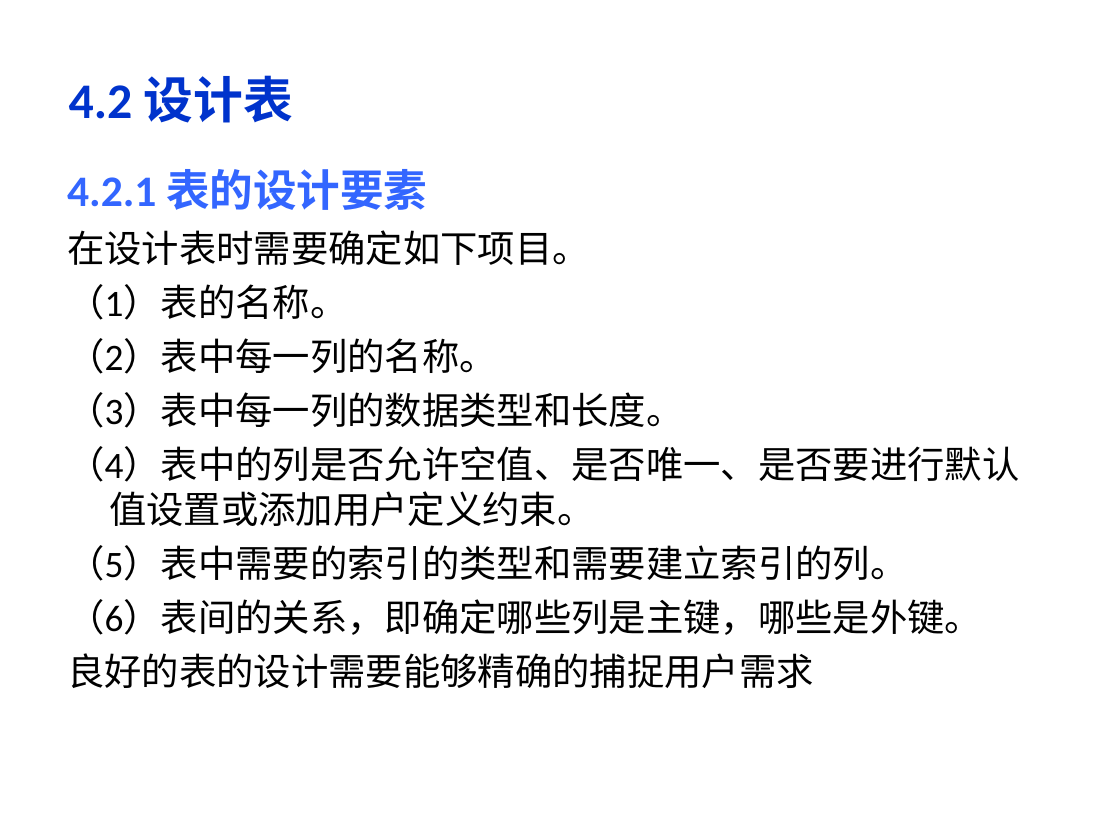
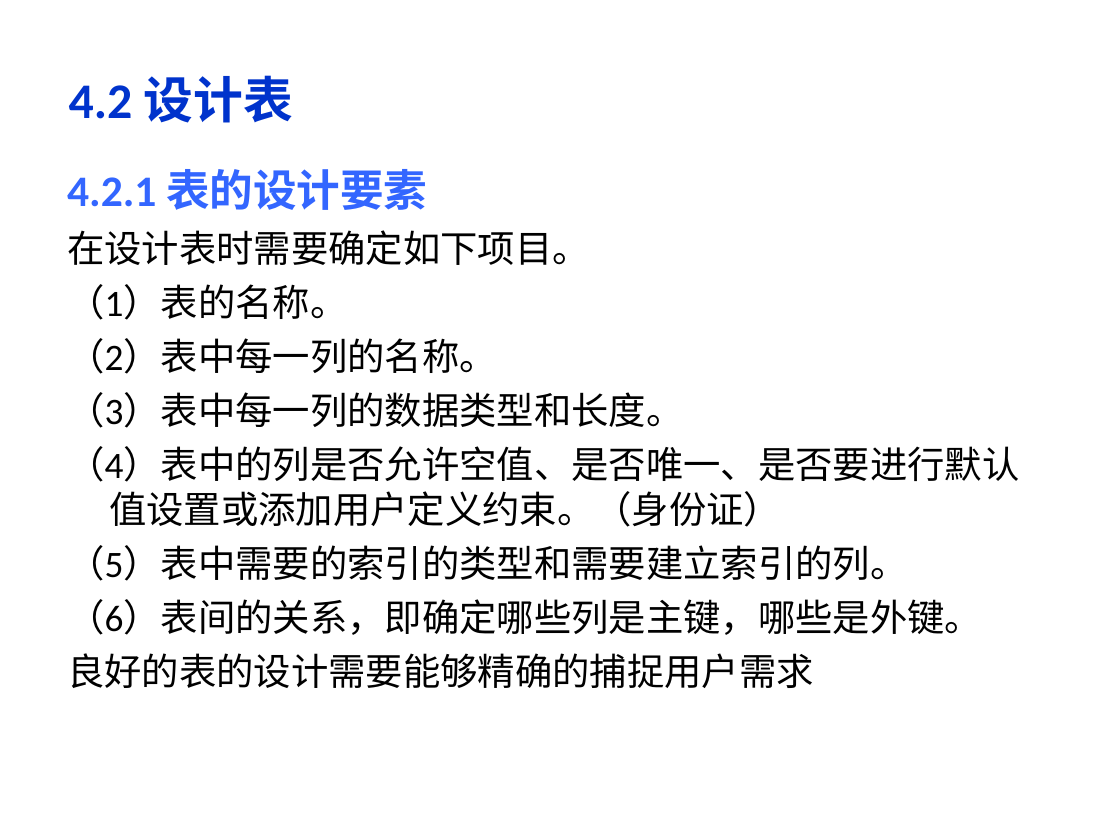
Before and after one commit to yuqingmao2019/MyWorkSpace, a slide deck: slide 11 of 数据库ppt/第4章 .ppt. Drawn at 1120x840 pixels with LibreOffice and Linux fonts; fonts in the diff are those of the drawing; background and template pictures are left out. Boxes give left, top, right and bottom in pixels: in the first picture for what was removed or moved away, otherwise in the second. Text is boxed around its words. In the diff, an @@ line names an element or a change of style, - is before the commit and + after.

```diff
--- a/数据库ppt/第4章 .ppt
+++ b/数据库ppt/第4章 .ppt
@@ text at [67,446,1019,527]: text changed @@
-（4）表中的列是否允许空值、是否唯一、是否要进行默认值设置或添加用户定义约束。
+（4）表中的列是否允许空值、是否唯一、是否要进行默认值设置或添加用户定义约束。（身份证）
```
Also in this commit, not shown: 5 other slides changed.
